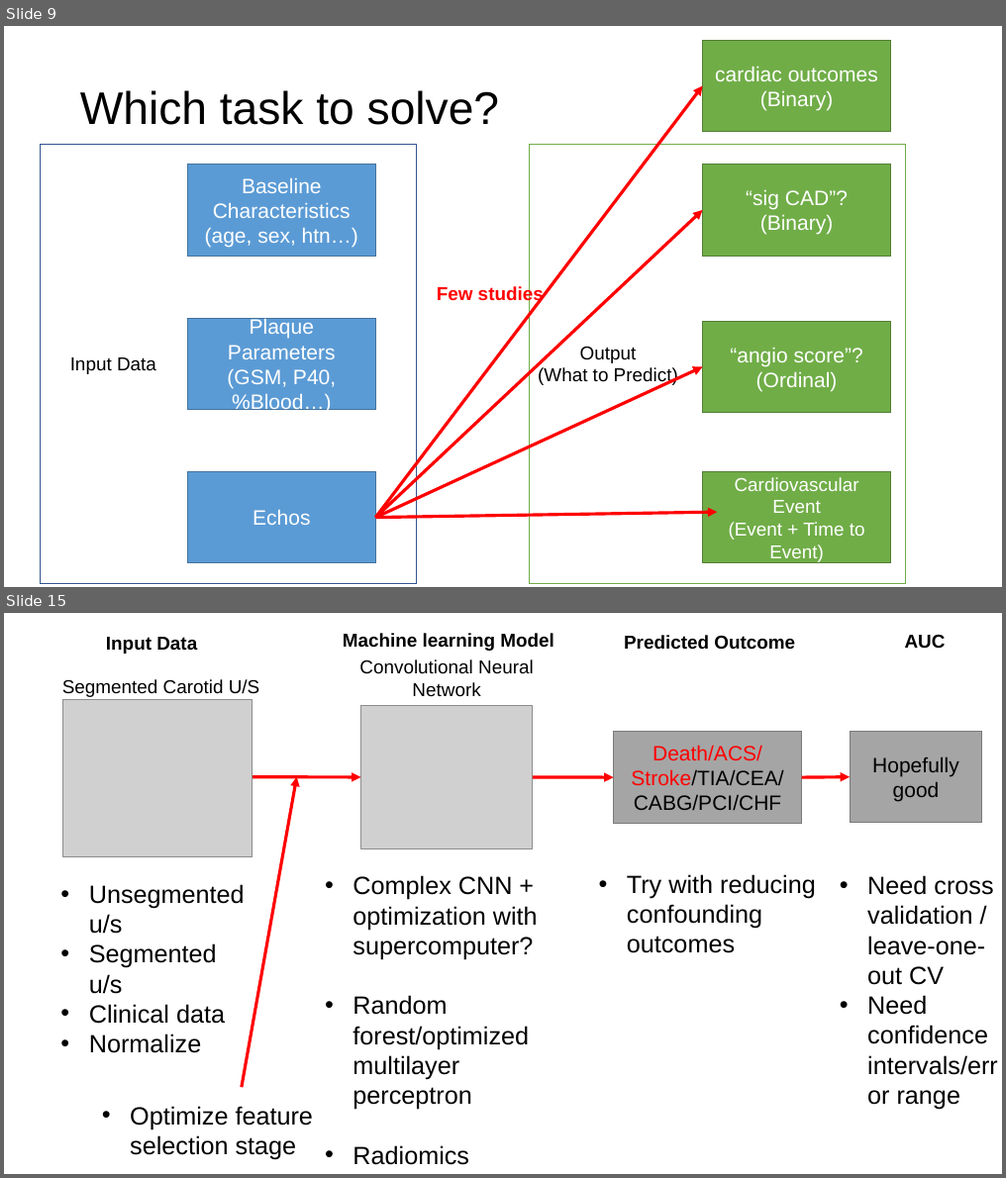
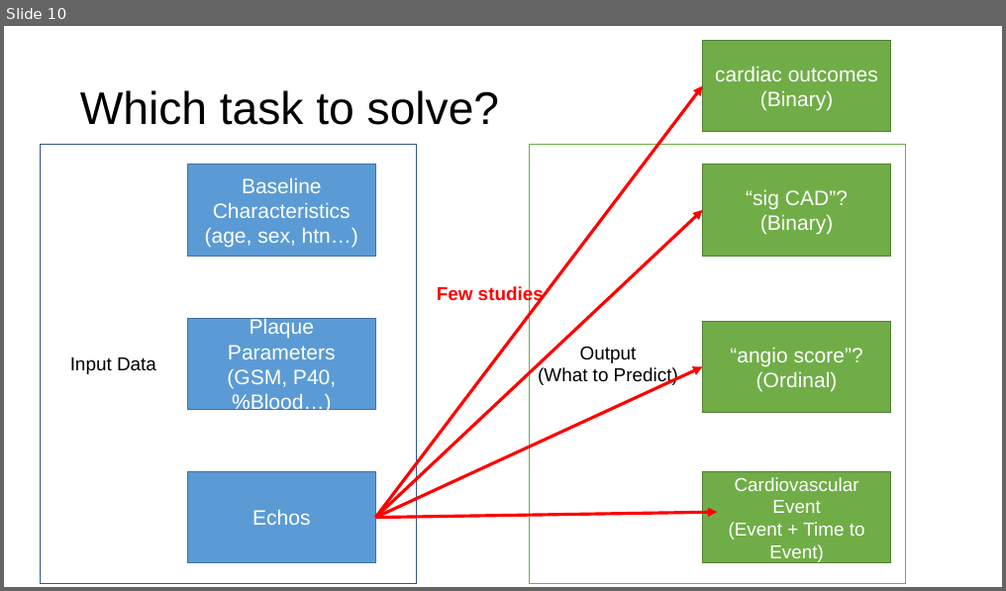
Before and after one commit to ricky-hu/carotid, a slide deck: mar2update.pptx. Shown one above the other, each under a label of ours: slides 9 and 15 before the commit, slide 10 after it; the slides between them are not shown. The pictures are 1006x1178 and 1006x591 pixels, drawn with LibreOffice and Linux fonts; fonts in the diff are those of the drawing; grey boxes stand for pictures. Boxes give left, top, right and bottom in pixels: in the first picture for what was removed or moved away, otherwise in the second. Text is boxed around its words. In the diff, an @@ line names an element or a change of style, - is before the commit and + after.

```diff
--- a/mar2update.pptx
+++ b/mar2update.pptx
@@ slide 15 removed at [4, 613, 1002, 1174], background #FFFFFF @@
@@ text removed at [106, 637, 197, 654] @@
-Input Data
@@ text removed at [343, 633, 554, 651] @@
-Machine learning Model
@@ text removed at [624, 635, 795, 650] @@
-Predicted Outcome
@@ text removed at [905, 634, 945, 649] @@
-AUC
@@ text removed at [359, 660, 534, 697] @@
-Convolutional Neural Network
@@ text removed at [62, 679, 259, 697] @@
-Segmented Carotid U/S
@@ picture removed at [63, 700, 252, 858] @@
@@ picture removed at [361, 705, 533, 849] @@
@@ rectangle removed at [614, 732, 801, 823] @@
-Death/ACS/Stroke/TIA/CEA/CABG/PCI/CHF
@@ rectangle removed at [849, 732, 982, 823] @@
-Hopefully good
@@ arrow removed from (242, 1087) to (297, 777) @@
@@ arrow removed from (252, 777) to (361, 777) @@
@@ arrow removed from (533, 777) to (614, 777) @@
@@ arrow removed from (802, 777) to (849, 777) @@
@@ text removed at [352, 875, 538, 1165] @@
-• Complex CNN + optimization with supercomputer?
-• Random forest/optimized multilayer perceptron
-• Radiomics
@@ text removed at [627, 874, 816, 954] @@
-• Try with reducing confounding outcomes
@@ text removed at [867, 875, 998, 1110] @@
-• Need cross validation / leave-one-out CV
-• Need confidence intervals/error range
@@ text removed at [89, 884, 245, 1054] @@
-• Unsegmented u/s
-• Segmented u/s
-• Clinical data
-• Normalize
@@ text removed at [130, 1106, 313, 1160] @@
-• Optimize feature selection stage
@@ what was slide 9 is now slide 10 @@
```
Also in this commit, not shown: 3 slides changed, 15 slides added, 6 other slides removed, 1 other file.
